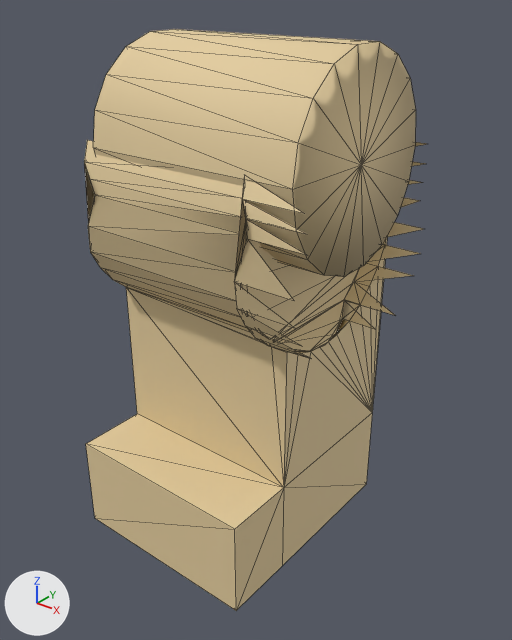
Before and after pictures for a commit that changed the glTF model wasm/assets/minifig/quill/legL.glb.
Both versions are drawn from a camera (50 mm lens) standing at (0.607, -0.729, 0.201) and looking at (0.036, -0.016, -0.241). Every picture has the same lights, and +X, +Y and +Z are marked at lower left. The picture after the commit comes second. Mesh edges are drawn as thin lines. Vertices at exactly the same position are counted once.

Objects in the first picture: 'quill_legL'.
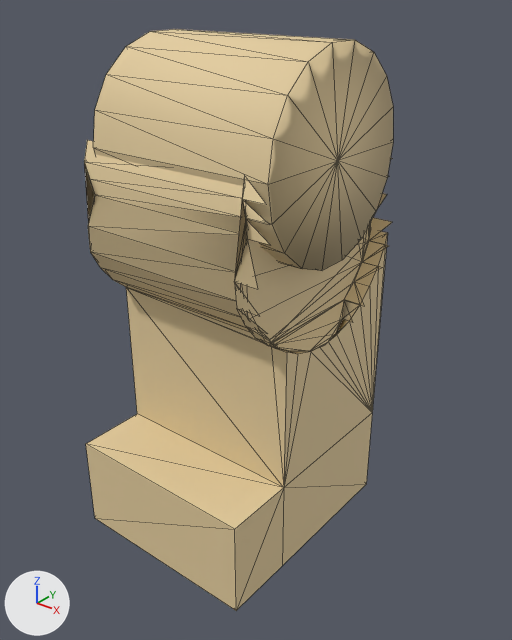
Boxes [x1, y1, x2, y2] around the edits, measured in the pictures (512 x 640 px; the box of a moved part takes in the faces that stretch with it):
'quill_legL', reshaped (10% narrower)
    before: [84, 29, 426, 611]
    after: [84, 29, 393, 611]
part 1 of me_quill_legl, moved or reshaped
    before: [93, 29, 416, 277]
    after: [93, 29, 393, 271]
part 2 of me_quill_legl, moved or reshaped
    before: [345, 142, 426, 330]
    after: [345, 158, 393, 322]
part 3 of me_quill_legl, moved or reshaped
    before: [234, 181, 311, 359]
    after: [234, 181, 276, 346]

The change, as a list of edits to the scene's bpy script:
```text
Change me_quill_legl:
    used by ob_quill_legl; location = (0.0, 0.0, 0.0)
    before: 83 (0.2, -0.115, -0.205) at pixel (311, 358), 87 (0.2, -0.139, -0.022) at pixel (304, 213), 93 (0.2, -0.155, -0.116) at pixel (294, 300), 94 (0.2, -0.133, -0.046) at pixel (307, 234), 107 (0.2, -0.136, -0.18) at pixel (302, 346)
    before: 113 (0.2, -0.151, -0.151) at pixel (295, 328), 115 (0.2, -0.131, -0.07) at pixel (307, 255)
    remove me_quill_legl.from_pydata(...)  # 155 vertices, 235 faces; spans x -0.156..0.2, y -0.192..0.156, z -0.589..0.135
    add me_quill_legl.from_pydata(...)  # 155 vertices, 235 faces; spans x -0.156..0.15, y -0.192..0.156, z -0.589..0.135
    me_quill_legl part 1: the loose piece of 39 vertices spanning x -0.137..0.182, y -0.137..0.137, z -0.135..0.135 is scaled about its middle by (0.898, 1, 1), then moved by (-0.016, 0.0, 0.0)
    me_quill_legl part 2: all 10 vertices in x 0.186..0.2, y 0.063..0.155, z -0.241..0.004 are scaled about their middle by (0, 1, 1), then moved by (-0.043, 0.0, 0.0)
    me_quill_legl part 3
    add for i in [83, 87, 93, 94, 107, 113, 115]: me_quill_legl.vertices[i].co += Vector((-0.05, 0.0, 0.0))
    me_quill_legl.vertices[103].co: (0.177, -0.032, -0.25) -> (0.15, -0.032, -0.25)  # not seen -> pixel (315, 353)
```
